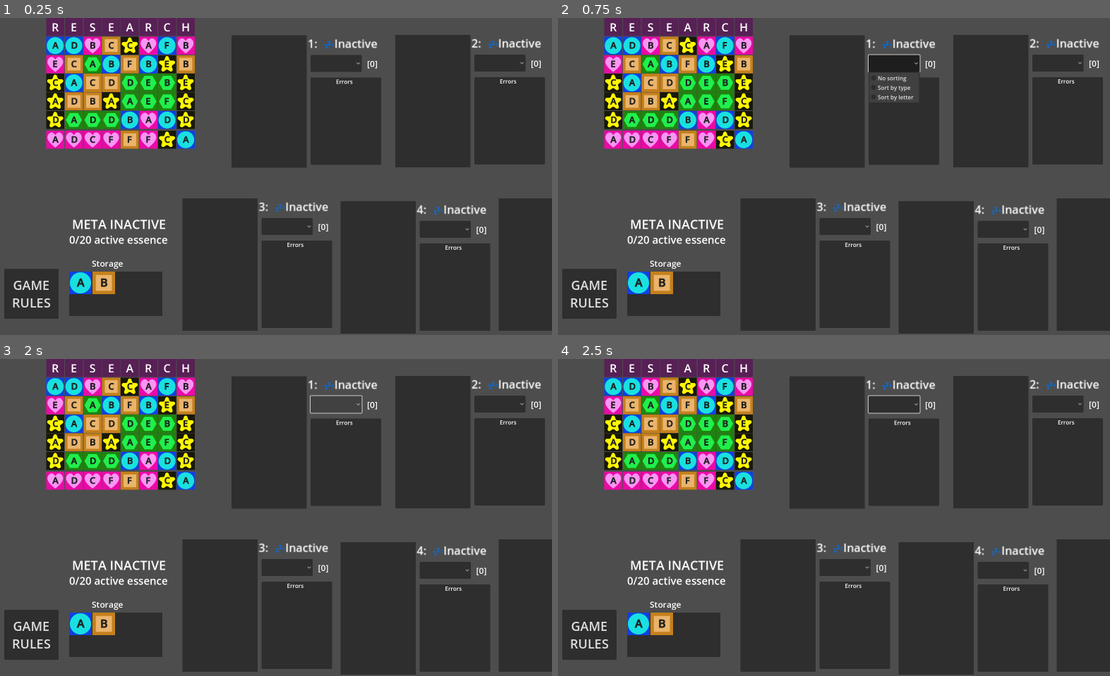
Above: before the commit, frames 1-4 (two rows, left to right).
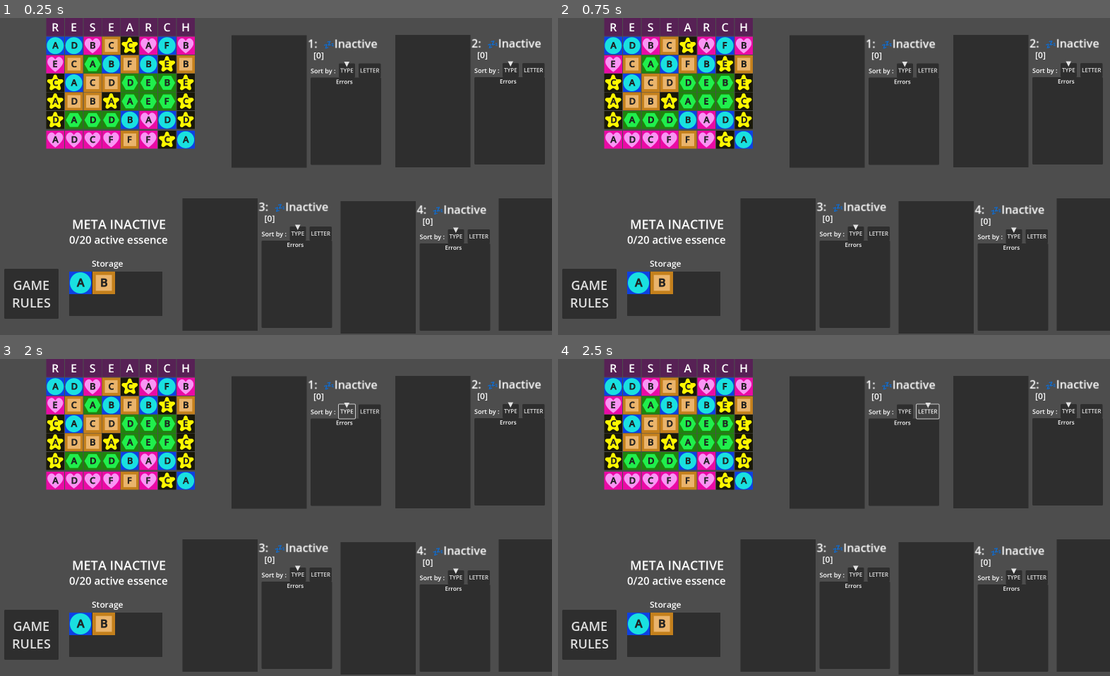
Above: after the commit, the same moments.

Repository: ninjacreeper47/Meriam-s-Trial
Game: Godot game, scene res://Levels/main.tscn
Two runs of this game, one before a commit and one after it. Both use one fixed random seed, a clock stepped at 60 frames per second and the inputs below.
Inputs (mouse positions are in pixels of both pictures, inside the frame that each line leads up to):
- Up to frame 1 (0.25 s): no input
- Up to frame 2 (0.75 s): click (894, 62) at 0.52 s
- Up to frame 3 (2 s): click (347, 412) at 1.25 s, where only the run after the commit has a clickable "TYPE"
- Up to frame 4 (2.5 s): click (927, 412) at 2 s, where only the run after the commit has a clickable "LETTER"

The runs differ from the first frame. In frame 1, 2.6% of the frame differs, in the area x 47-99%, y 10-72%; in frame 2, 2.8%; in frame 3, 2.3%; in frame 4, 2.6%.

Commit message:
Sort Choice Buttons

Diff:
--- /dev/null
+++ b/Assets/Triangle.svg
@@ -0,0 +1 @@
+<?xml version="1.0" encoding="UTF-8"?><svg id="Layer_1" xmlns="http://www.w3.org/2000/svg" viewBox="0 0 45.76 41.37"><defs><style>.cls-1{fill:#e2e2e2;stroke-width:0px;}</style></defs><polygon class="cls-1" points="0 0 45.76 0 22.88 41.37 0 0"/></svg>
--- a/Levels/expert_game.tscn
+++ b/Levels/expert_game.tscn
@@ -70,7 +70,6 @@
 [node name="ExperimentDisplay4" parent="Game Screen" instance=ExtResource("3_su3hc")]
 offset_left = 208.0
 offset_top = -162.0
-offset_right = 464.0
 offset_bottom = 446.0
 
 [node name="Experiment1" parent="Game Screen/ExperimentDisplay4/ExperimentBackground1" index="0"]
--- /dev/null
+++ b/SortStyleIndicator.gd
@@ -0,0 +1,20 @@
+extends TextureRect
+
+@export var ByTypeIndicatorPos :Control
+@export var ByLetterIndicatorPos:Control
+
+# Called when the node enters the scene tree for the first time.
+func _ready():
+	pass # Replace with function body.
+
+
+# Called every frame. 'delta' is the elapsed time since the previous frame.
+func _process(delta):
+	pass
+
+func _on_sort_by_type_pressed():
+	reparent(ByTypeIndicatorPos,false)
+
+
+func _on_sort_by_letter_pressed():
+	reparent(ByLetterIndicatorPos,false)
--- a/experiment.gd
+++ b/experiment.gd
@@ -15,7 +15,7 @@
 var stable = true
 
 @export var practice_experiment = false
-var sorting_style = sort_none
+var sorting_style = sort_type
 #make sure the option drop down matches this order oomfie
 enum {sort_none, sort_type,sort_value}
 var my_children = []
@@ -178,11 +178,13 @@
 	unsorted_index = 0
 	for child in my_children:
 		_assign_child(child)
-func _on_sort_choice_item_selected(index):
-	sorting_style = index
+
+func _on_sort_by_type_pressed():
+	sorting_style = sort_type
 	_sort_experiment()
-
-
+func _on_sort_by_letter_pressed():
+	sorting_style = sort_value
+	_sort_experiment()
 func _assign_new_child(incoming_ess):
 	my_children.append(incoming_ess)
 	_assign_child(incoming_ess)
--- a/experiment_display.tscn
+++ b/experiment_display.tscn
@@ -1,7 +1,9 @@
-[gd_scene load_steps=3 format=3 uid="uid://bq55k435edwi7"]
+[gd_scene load_steps=5 format=3 uid="uid://bq55k435edwi7"]
 
 [ext_resource type="PackedScene" uid="uid://dvyh1vflmrb8" path="res://experiment.tscn" id="1_ino3q"]
 [ext_resource type="PackedScene" uid="uid://bm64f1i3smn5o" path="res://ex_status.tscn" id="2_4qfhn"]
+[ext_resource type="Texture2D" uid="uid://dk8ykmswh1qwv" path="res://Assets/Triangle.svg" id="3_ae07x"]
+[ext_resource type="Script" path="res://SortStyleIndicator.gd" id="4_1e4wr"]
 
 [node name="ExperimentDisplay" type="Control"]
 layout_mode = 3
@@ -32,30 +34,6 @@
 offset_bottom = 34.0
 status_num = "1"
 
-[node name="SortChoice" type="OptionButton" parent="."]
-layout_mode = 0
-offset_left = 232.0
-offset_top = 64.0
-offset_right = 377.0
-offset_bottom = 112.0
-focus_mode = 1
-item_count = 3
-popup/item_0/text = "No sorting"
-popup/item_0/id = 0
-popup/item_1/text = "Sort by type"
-popup/item_1/id = 1
-popup/item_2/text = "Sort by letter"
-popup/item_2/id = 2
-
-[node name="EssenceCount" type="Label" parent="."]
-layout_mode = 0
-offset_left = 392.0
-offset_top = 72.0
-offset_right = 436.0
-offset_bottom = 109.0
-theme_override_font_sizes/font_size = 24
-text = "[0]"
-
 [node name="ErrorPanel" type="Panel" parent="."]
 layout_mode = 0
 offset_left = 232.0
@@ -70,10 +48,77 @@
 offset_bottom = 26.0
 text = "Errors"
 
+[node name="SortStuff" type="Control" parent="."]
+anchors_preset = 0
+offset_left = 232.0
+offset_top = 72.0
+offset_right = 440.0
+offset_bottom = 128.0
+
+[node name="SortByType" type="Button" parent="SortStuff"]
+layout_mode = 0
+offset_left = 80.0
+offset_top = 16.0
+offset_right = 126.0
+offset_bottom = 56.0
+text = "TYPE"
+
+[node name="IndicatorPosition" type="Control" parent="SortStuff/SortByType"]
+anchors_preset = 0
+offset_left = 15.0
+offset_top = -5.0
+offset_right = 23.0
+offset_bottom = 3.0
+
+[node name="SortStyleIndicator" type="TextureRect" parent="SortStuff/SortByType/IndicatorPosition" node_paths=PackedStringArray("ByTypeIndicatorPos", "ByLetterIndicatorPos")]
+layout_mode = 0
+offset_right = 15.0
+offset_bottom = 15.0
+texture = ExtResource("3_ae07x")
+expand_mode = 1
+script = ExtResource("4_1e4wr")
+ByTypeIndicatorPos = NodePath("..")
+ByLetterIndicatorPos = NodePath("../../../SortByLetter/IndicatorPosition")
+
+[node name="SortByLetter" type="Button" parent="SortStuff"]
+layout_mode = 0
+offset_left = 136.0
+offset_top = 16.0
+offset_right = 199.0
+offset_bottom = 56.0
+text = "LETTER"
+
+[node name="IndicatorPosition" type="Control" parent="SortStuff/SortByLetter"]
+anchors_preset = 0
+offset_left = 25.0
+offset_top = -5.0
+offset_right = 33.0
+offset_bottom = 3.0
+
+[node name="SortLabel" type="Label" parent="SortStuff"]
+layout_mode = 0
+offset_top = 24.0
+offset_right = 71.0
+offset_bottom = 53.0
+theme_override_font_sizes/font_size = 18
+text = "Sort by :"
+
+[node name="EssenceCount" type="Label" parent="."]
+layout_mode = 0
+offset_left = 240.0
+offset_top = 48.0
+offset_right = 284.0
+offset_bottom = 85.0
+theme_override_font_sizes/font_size = 24
+text = "[0]"
+
 [connection signal="activated" from="ExperimentBackground1/Experiment1" to="ExStatus" method="_on_activated"]
 [connection signal="inactive" from="ExperimentBackground1/Experiment1" to="ExStatus" method="_on_inactive"]
 [connection signal="kudu_breached" from="ExperimentBackground1/Experiment1" to="ExStatus" method="_on_kudu_breached"]
 [connection signal="meta_breached" from="ExperimentBackground1/Experiment1" to="ExStatus" method="_on_meta_breached"]
 [connection signal="qluix_breached" from="ExperimentBackground1/Experiment1" to="ExStatus" method="_on_qluix_breached"]
 [connection signal="stabilized" from="ExperimentBackground1/Experiment1" to="ExStatus" method="_on_stablized"]
-[connection signal="item_selected" from="SortChoice" to="ExperimentBackground1/Experiment1" method="_on_sort_choice_item_selected"]
+[connection signal="pressed" from="SortStuff/SortByType" to="ExperimentBackground1/Experiment1" method="_on_sort_by_type_pressed"]
+[connection signal="pressed" from="SortStuff/SortByType" to="SortStuff/SortByType/IndicatorPosition/SortStyleIndicator" method="_on_sort_by_type_pressed"]
+[connection signal="pressed" from="SortStuff/SortByLetter" to="ExperimentBackground1/Experiment1" method="_on_sort_by_letter_pressed"]
+[connection signal="pressed" from="SortStuff/SortByLetter" to="SortStuff/SortByType/IndicatorPosition/SortStyleIndicator" method="_on_sort_by_letter_pressed"]
Not shown, added: Assets/Triangle.svg.import
Not shown, changed: .gitignore
Not shown, added: Assets/Illustrator Files/Triangle.ai
